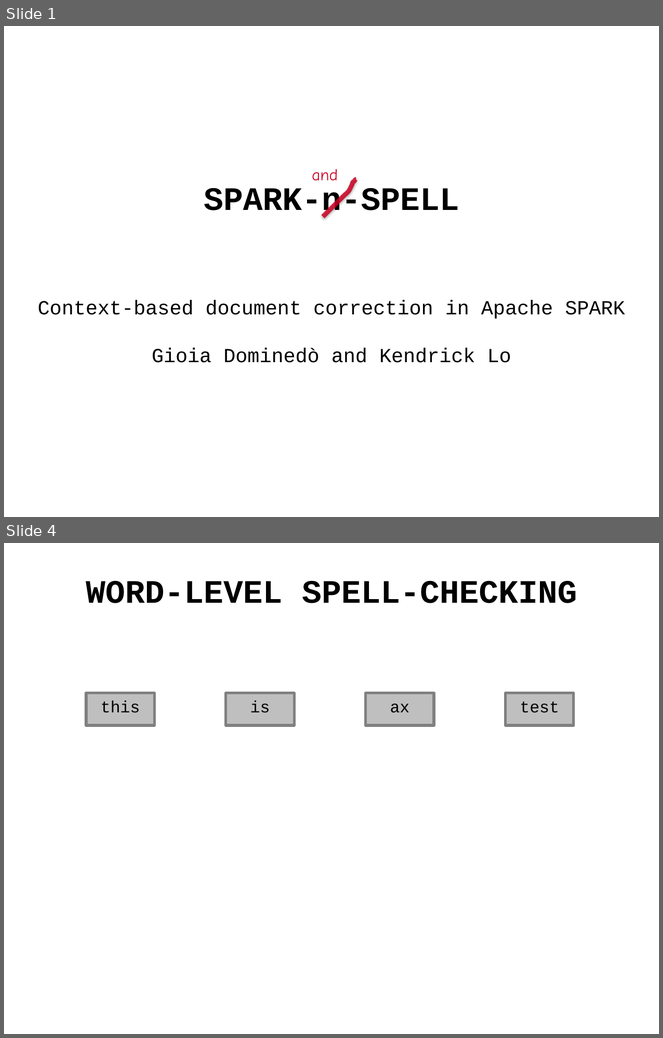
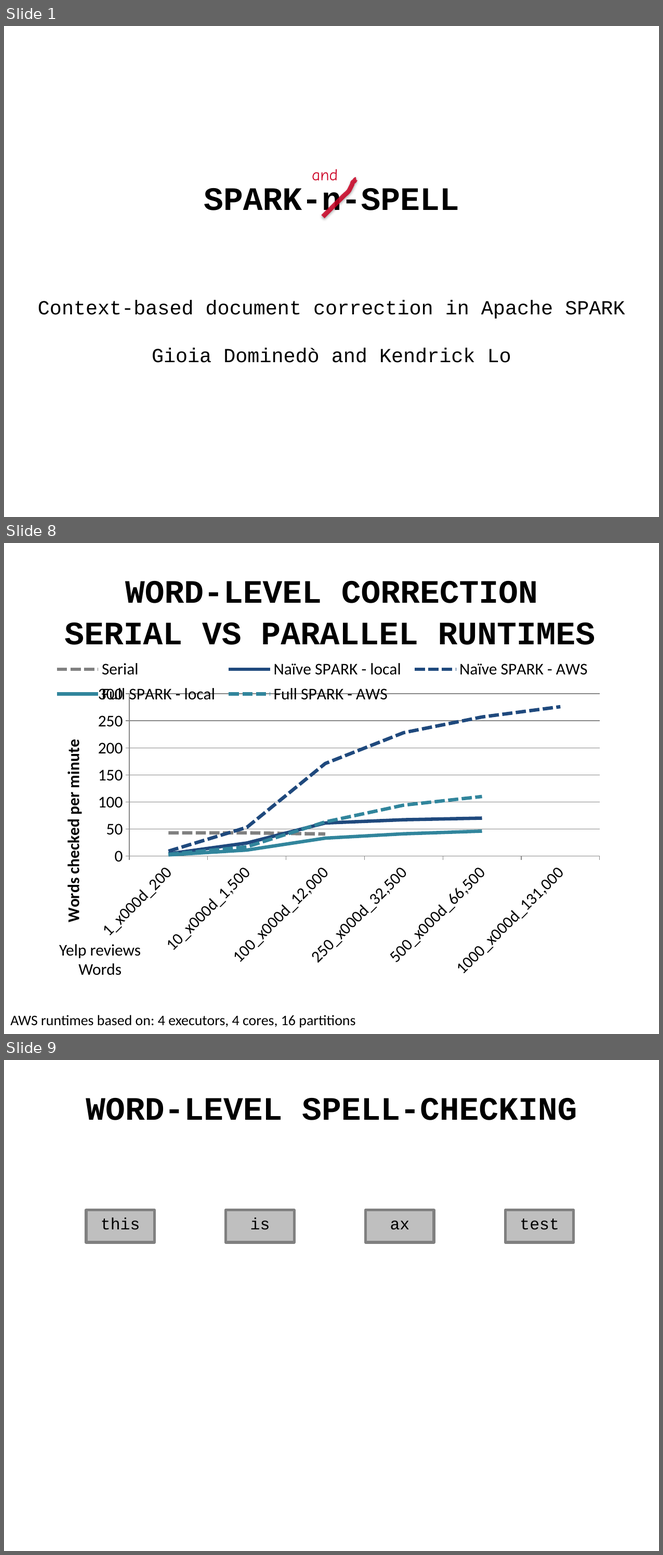
Before and after one commit to andy-wagner/spark-n-spell, a slide deck: gioia/screencast/screencast.pptx. Shown one above the other, each under a label of ours: slides 1 and 4 before the commit, slides 1, 8 and 9 after it; the slides between them are not shown. The pictures are 663x1038 and 663x1555 pixels, drawn with LibreOffice and Linux fonts; fonts in the diff are those of the drawing. Boxes give left, top, right and bottom in pixels: in the first picture for what was removed or moved away, otherwise in the second. Text is boxed around its words. In the diff, an @@ line names an element or a change of style, - is before the commit and + after.

```diff
--- a/gioia/screencast/screencast.pptx
+++ b/gioia/screencast/screencast.pptx
@@ slide 8 added at [4, 543, 659, 1034], background #FFFFFF @@
@@ text added at [125, 581, 538, 603], 36 pt, text #000000, bold @@
+WORD-LEVEL CORRECTION
@@ text added at [64, 623, 595, 645], 36 pt, text #000000, bold @@
+SERIAL VS PARALLEL RUNTIMES
@@ line chart added at [49, 646, 611, 985] @@
+categories: 1_x000d_200, 10_x000d_1,500, 100_x000d_12,000, 250_x000d_32,500, 500_x000d_66,500, 1000_x000d_131,000
+Serial: 43, 43, 41, -, -, -
+Naïve SPARK - local: 4, 24, 61, 67, 70, -
+Naïve SPARK - AWS: 9, 53, 171, 228, 257, 276
+Full SPARK - local: 2, 11, 33, 41, 46, -
+Full SPARK - AWS: 3, 17, 63, 94, 110, -
@@ text added at [59, 944, 141, 976], 18 pt, text #000000 @@
+Yelp reviews
+Words
@@ text added at [10, 1015, 356, 1028], 16 pt, text #000000 @@
+AWS runtimes based on: 4 executors, 4 cores, 16 partitions
@@ what was slide 4 is now slide 9 @@
```
Also in this commit, not shown: 7 other slides added, 2 slides removed.
